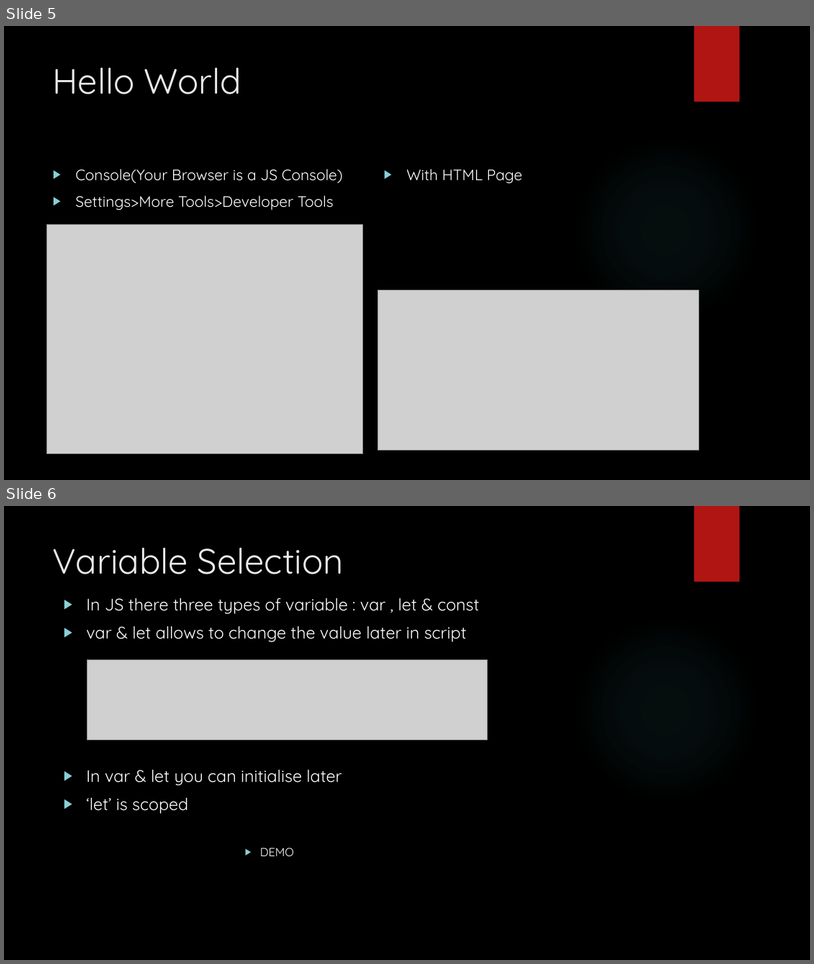
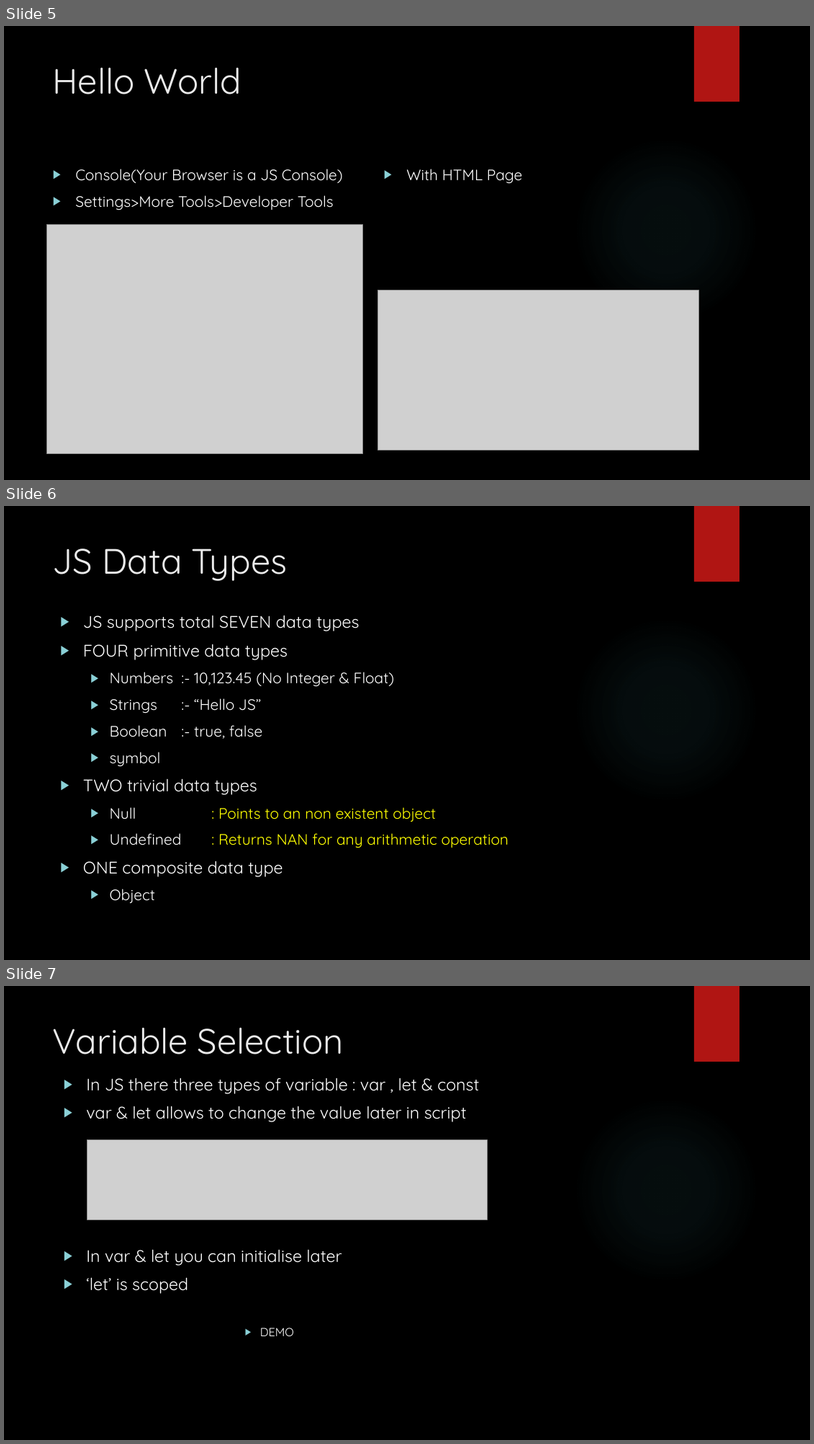
Before and after one commit to git-chinmay/my-JavaScript, a slide deck: JAVASCRPT.pptx. Shown one above the other, each under a label of ours: slides 5 and 6 before the commit, slides 5, 6 and 7 after it. The pictures are 814x964 and 814x1444 pixels, drawn with LibreOffice and Linux fonts; fonts in the diff are those of the drawing; grey boxes stand for pictures; background and template pictures are left out. Boxes give left, top, right and bottom in pixels: in the first picture for what was removed or moved away, otherwise in the second. Text is boxed around its words. In the diff, an @@ line names an element or a change of style, - is before the commit and + after.

Commit message:
Object Portion added

```diff
--- a/JAVASCRPT.pptx
+++ b/JAVASCRPT.pptx
@@ slide 6 added at [4,506,810,960], background picture (left out); not listed: 2 template elements that a slide beside it also shows @@
@@ title added at [53,548,288,581], 42 pt, text #EBEBEB @@
+JS Data Types
@@ text added at [83,615,509,903], 18 pt, text #FFFFFF @@
+▶ JS supports total SEVEN data types
+▶ FOUR primitive data types
+  ▶ Numbers :- 10,123.45 (No Integer & Float)
+  ▶ Strings :- “Hello JS”
+  ▶ Boolean :- true, false
+  ▶ symbol
+▶ TWO trivial data types
+  ▶ Null : Points to an non existent object
+  ▶ Undefined : Returns NAN for any arithmetic operation
+▶ ONE composite data type
+  ▶ Object
@@ what was slide 6 is now slide 7 @@
```
Also in this commit, not shown: 1 slide changed, 5 other slides added.
